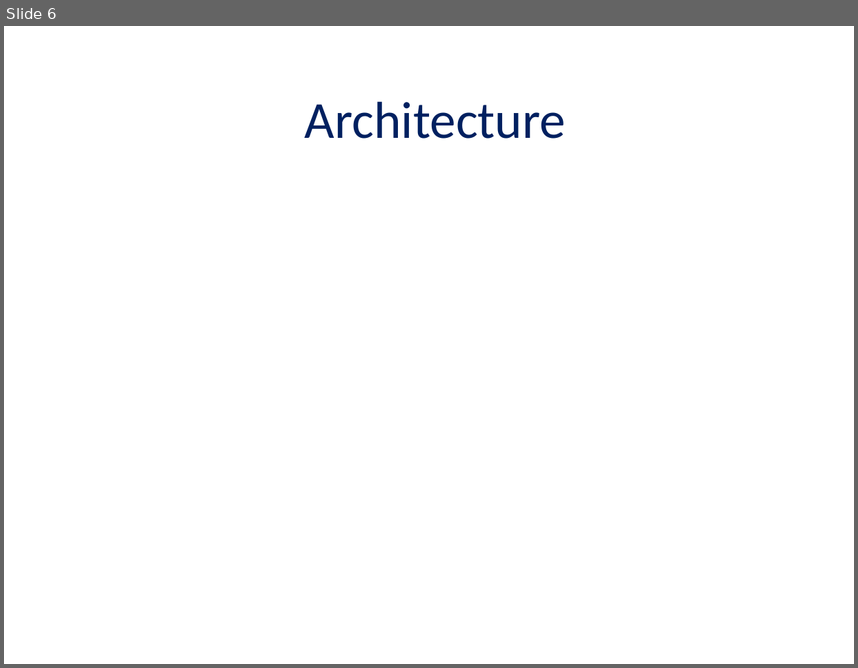
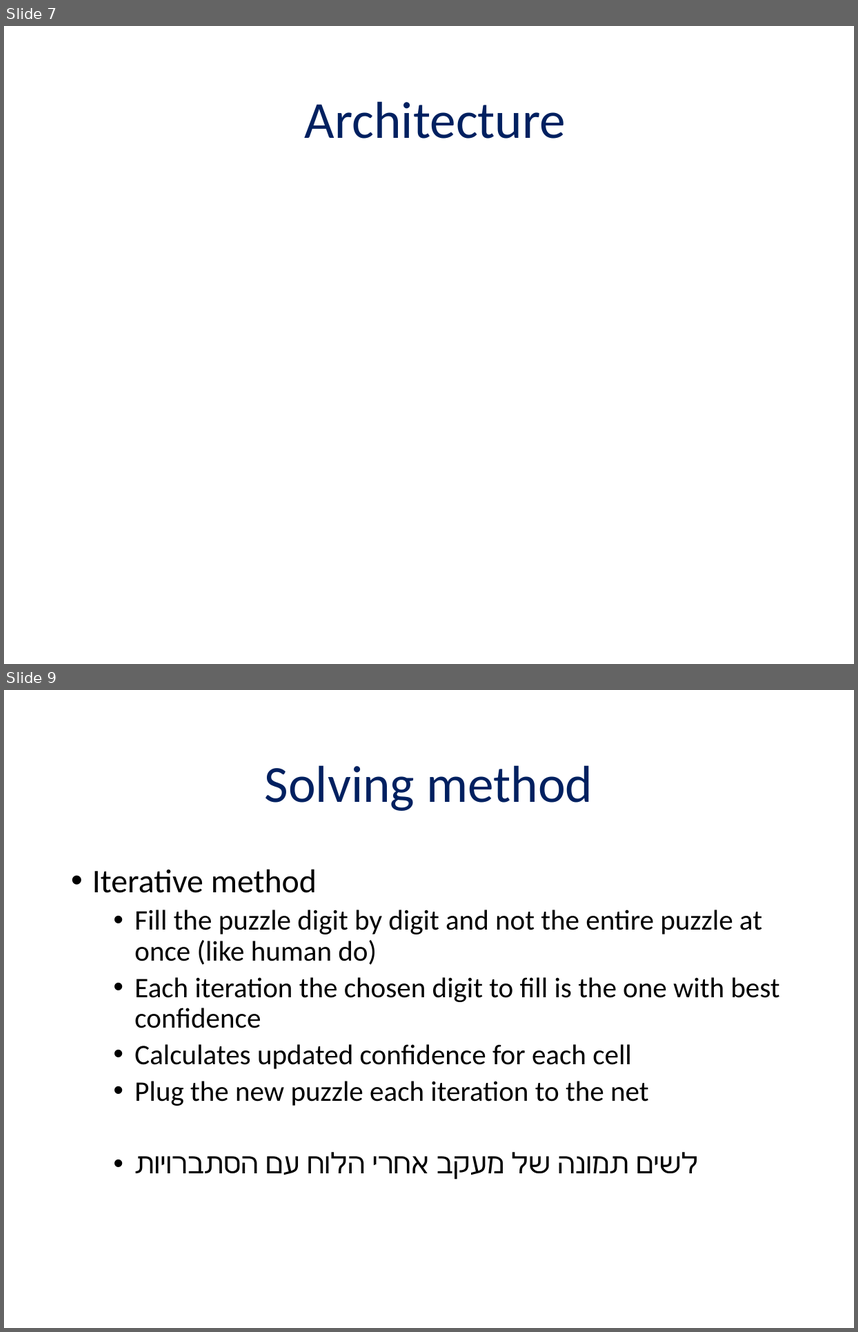
Before and after one commit to chendudai/Sudoku, a slide deck: Presentation/final_presentation.pptx. Shown one above the other, each under a label of ours: slide 6 before the commit, slides 7 and 9 after it; the slides between them are not shown. The pictures are 858x668 and 858x1332 pixels, drawn with LibreOffice and Linux fonts; fonts in the diff are those of the drawing; grey boxes stand for pictures. Boxes give left, top, right and bottom in pixels: in the first picture for what was removed or moved away, otherwise in the second. Text is boxed around its words. In the diff, an @@ line names an element or a change of style, - is before the commit and + after.

```diff
--- a/Presentation/final_presentation.pptx
+++ b/Presentation/final_presentation.pptx
@@ slide 9 added at (4, 690, 854, 1328), background #FFFFFF @@
@@ title added at (265, 765, 593, 811), 44 pt, text #002060 @@
+Solving method
@@ text added at (92, 869, 780, 1173), 24 pt, text #000000 @@
+• Iterative method
+  • Fill the puzzle digit by digit and not the entire puzzle at once (like human do)
+  • Each iteration the chosen digit to fill is the one with best confidence
+  • Calculates updated confidence for each cell
+  • Plug the new puzzle each iteration to the net
+  • לשים תמונה של מעקב אחרי הלוח עם הסתברויות
@@ what was slide 6 is now slide 7 @@
```
Also in this commit, not shown: 1 slide changed, 11 other slides added, 1 slide removed.
